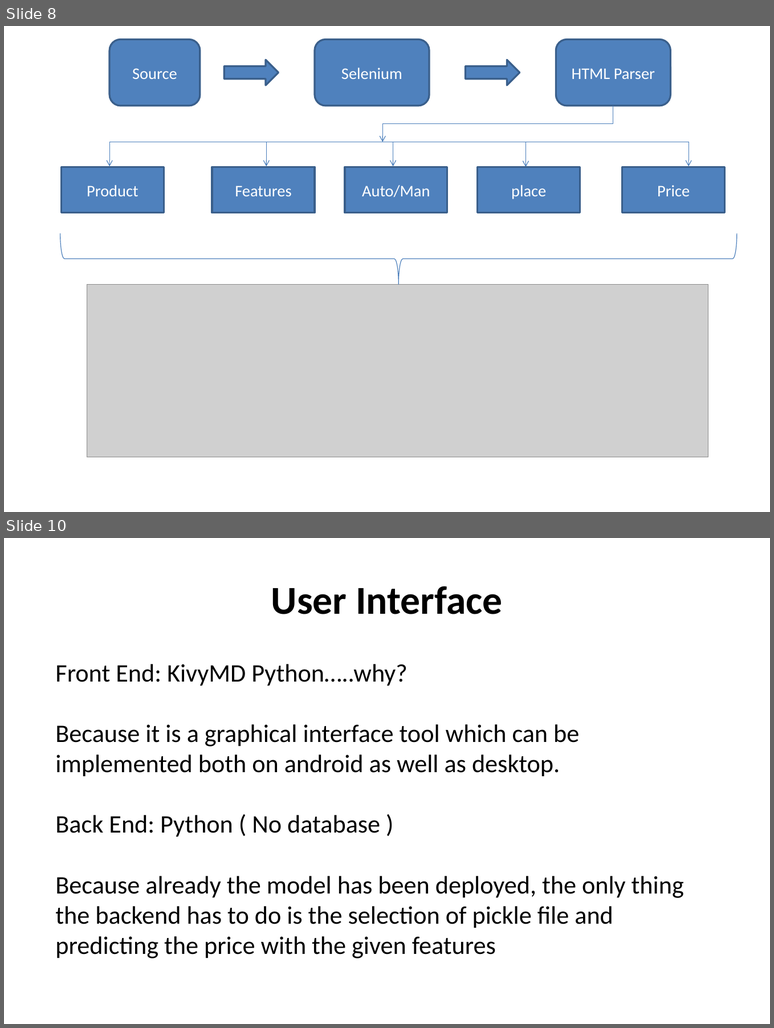
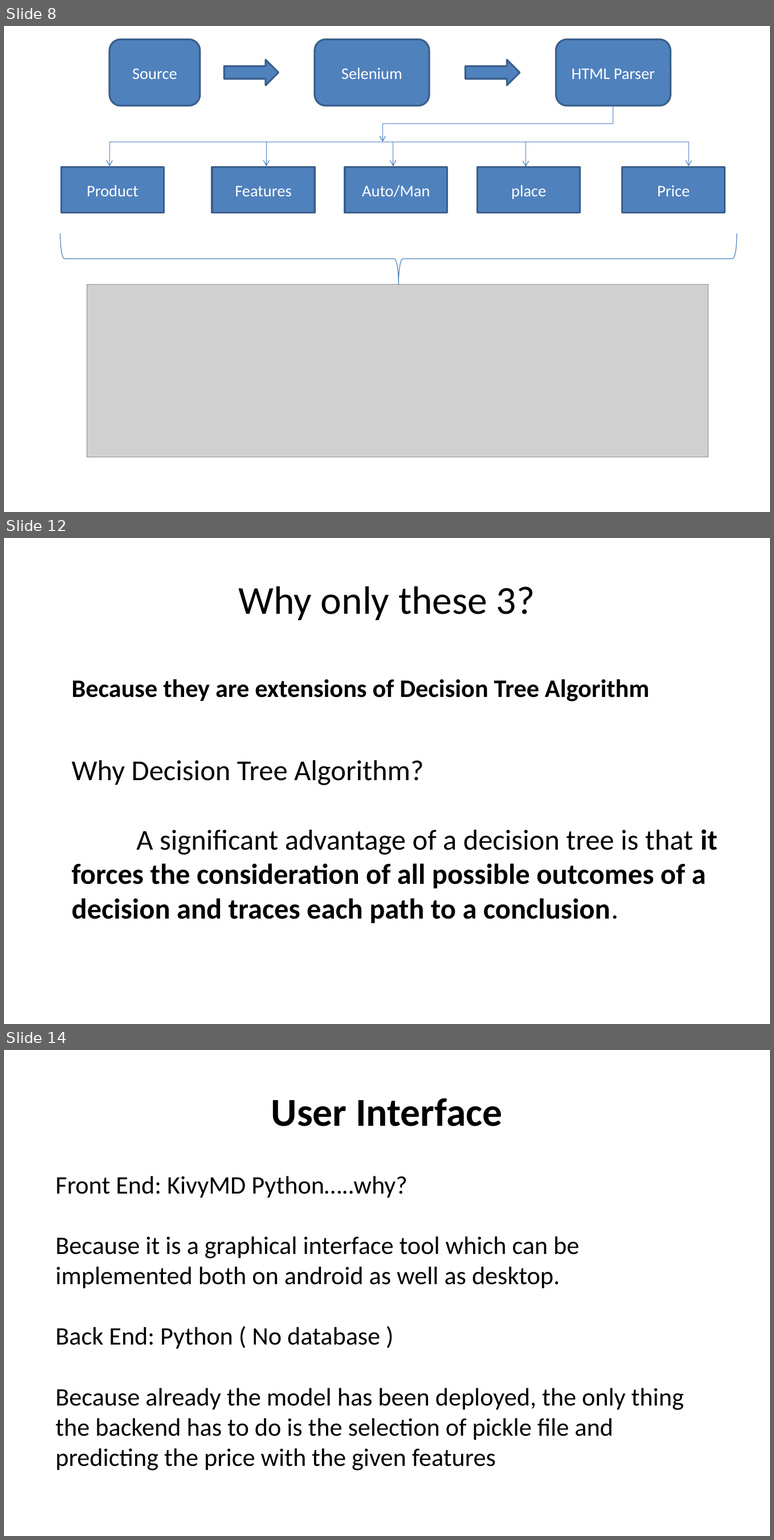
Before and after one commit to varunpanchal283/Major-Project, a slide deck: Car Resale Price Prediction.pptx. Shown one above the other, each under a label of ours: slides 8 and 10 before the commit, slides 8, 12 and 14 after it; the slides between them are not shown. The pictures are 774x1028 and 774x1540 pixels, drawn with LibreOffice and Linux fonts; fonts in the diff are those of the drawing; grey boxes stand for pictures. Boxes give left, top, right and bottom in pixels: in the first picture for what was removed or moved away, otherwise in the second. Text is boxed around its words. In the diff, an @@ line names an element or a change of style, - is before the commit and + after.

```diff
--- a/Car Resale Price Prediction.pptx
+++ b/Car Resale Price Prediction.pptx
@@ slide 12 added at (4, 538, 770, 1024), background #FFFFFF @@
@@ title added at (239, 586, 535, 621), 44 pt, text #000000 @@
+Why only these 3?
@@ text added at (72, 679, 718, 923), 32 pt, text #000000, bold @@
+Because they are extensions of Decision Tree Algorithm
+Why Decision Tree Algorithm?
+A significant advantage of a decision tree is that it forces the consideration of all possible outcomes of a decision and traces each path to a conclusion.
@@ what was slide 10 is now slide 14 @@
```
Also in this commit, not shown: 3 slides changed, 4 other slides added, 2 slides removed.
